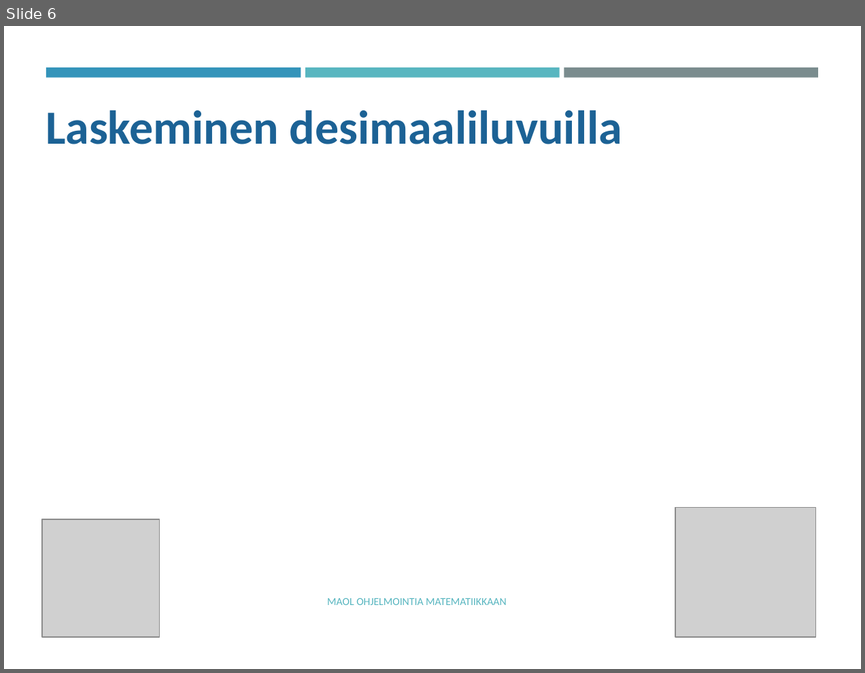
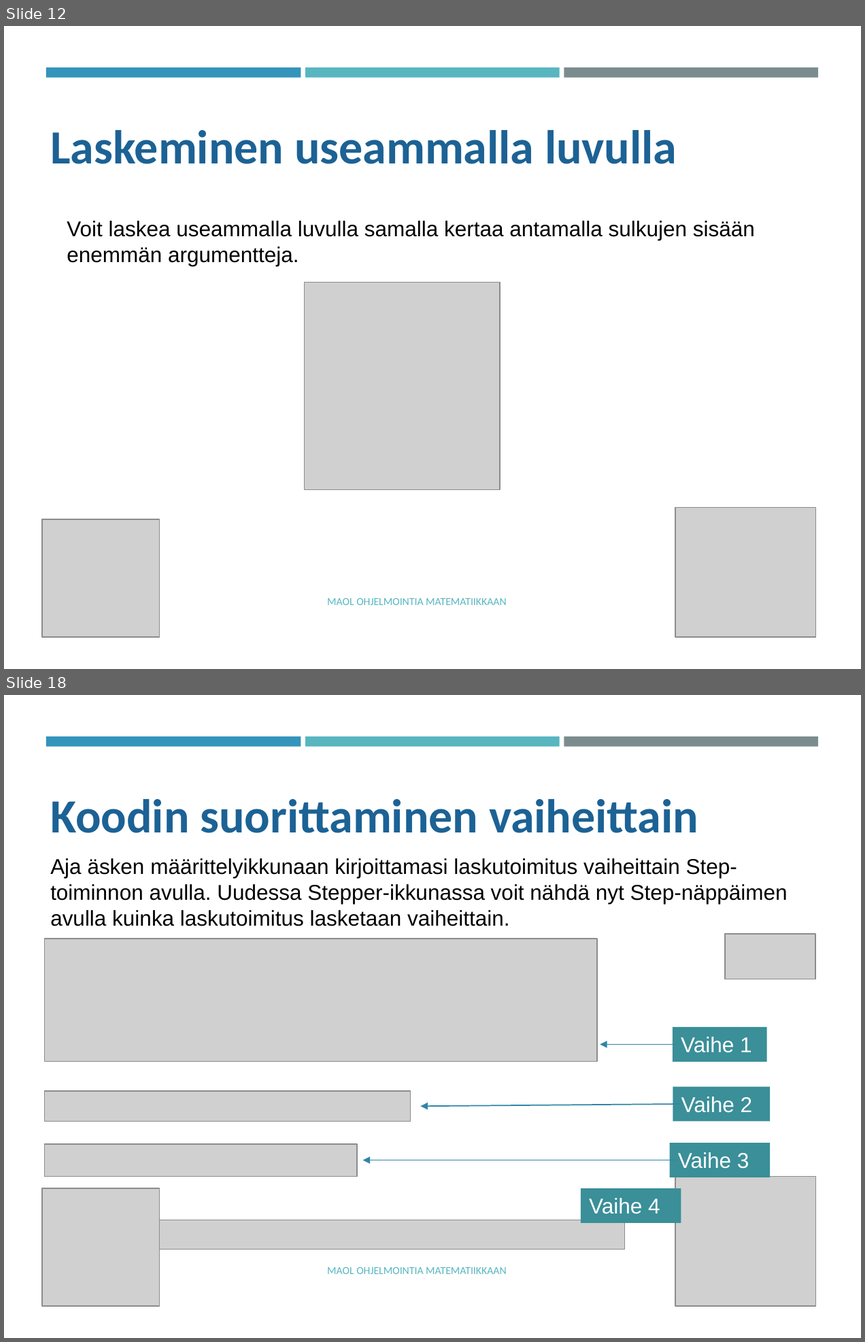
Before and after one commit to tyynetyyne/tyynetyyne.github.io, a slide deck: tehtavat/tiedostot/maol/power_point/Racket-MAOL-5-6-tutustuminen-ohjelmointiymparistoon.pptx. Shown one above the other, each under a label of ours: slide 6 before the commit, slides 12 and 18 after it; the slides between them are not shown. The pictures are 865x673 and 865x1342 pixels, drawn with LibreOffice and Linux fonts; fonts in the diff are those of the drawing; grey boxes stand for pictures. Boxes give left, top, right and bottom in pixels: in the first picture for what was removed or moved away, otherwise in the second. Text is boxed around its words. In the diff, an @@ line names an element or a change of style, - is before the commit and + after.

```diff
--- a/tehtavat/tiedostot/maol/power_point/Racket-MAOL-5-6-tutustuminen-ohjelmointiymparistoon.pptx
+++ b/tehtavat/tiedostot/maol/power_point/Racket-MAOL-5-6-tutustuminen-ohjelmointiymparistoon.pptx
@@ slide 18 added at (x1=4, y1=695, x2=861, y2=1338), background #FFFFFF; not listed: 3 template elements that a slide beside it also shows @@
@@ text added at (x1=50, y1=799, x2=698, y2=833), 40 pt, text #1D6294, bold @@
+Koodin suorittaminen vaiheittain
@@ text added at (x1=50, y1=858, x2=787, y2=926), 18 pt, text #000000 @@
+Aja äsken määrittelyikkunaan kirjoittamasi laskutoimitus vaiheittain Step-toiminnon avulla. Uudessa Stepper-ikkunassa voit nähdä nyt Step-näppäimen avulla kuinka laskutoimitus lasketaan vaiheittain.
@@ picture added at (x1=44, y1=938, x2=597, y2=1061) @@
@@ picture added at (x1=725, y1=934, x2=815, y2=979) @@
@@ rectangle added at (x1=672, y1=1027, x2=766, y2=1061), fill #3A8F98, 18 pt, text #FFFFFF @@
+Vaihe 1
@@ arrow added from (675, 1045) to (600, 1045), #2F85A7 1 pt @@
@@ picture added at (x1=44, y1=1091, x2=410, y2=1121) @@
@@ rectangle added at (x1=672, y1=1087, x2=769, y2=1121), fill #3A8F98, 18 pt, text #FFFFFF @@
+Vaihe 2
@@ arrow added from (680, 1104) to (420, 1106), #2F85A7 1 pt @@
@@ rectangle added at (x1=670, y1=1142, x2=770, y2=1176), fill #3A8F98, 18 pt, text #FFFFFF @@
+Vaihe 3
@@ picture added at (x1=44, y1=1144, x2=357, y2=1176) @@
@@ arrow added from (675, 1160) to (363, 1160), #2F85A7 1 pt @@
@@ picture added at (x1=675, y1=1176, x2=815, y2=1305) @@
@@ picture added at (x1=41, y1=1187, x2=159, y2=1305) @@
@@ rectangle added at (x1=581, y1=1187, x2=681, y2=1222), fill #3A8F98, 18 pt, text #FFFFFF @@
+Vaihe 4
@@ picture added at (x1=160, y1=1219, x2=626, y2=1249) @@
@@ text added at (x1=327, y1=1267, x2=507, y2=1274), 9 pt, text #58B6C0 @@
+MAOL OHJELMOINTIA MATEMATIIKKAAN
@@ what was slide 6 is now slide 12 @@
@@ slide 12 changed as well @@
@@ text at (x1=50, y1=130, x2=677, y2=164): text changed @@
-Laskeminen desimaaliluvuilla
+Laskeminen useammalla luvulla
@@ text added at (x1=67, y1=220, x2=755, y2=266), 18 pt, text #000000 @@
+Voit laskea useammalla luvulla samalla kertaa antamalla sulkujen sisään enemmän argumentteja.
@@ picture added at (x1=304, y1=282, x2=499, y2=490) @@
```
Also in this commit, not shown: 6 other slides changed, 11 other slides added, 3 slides removed.
